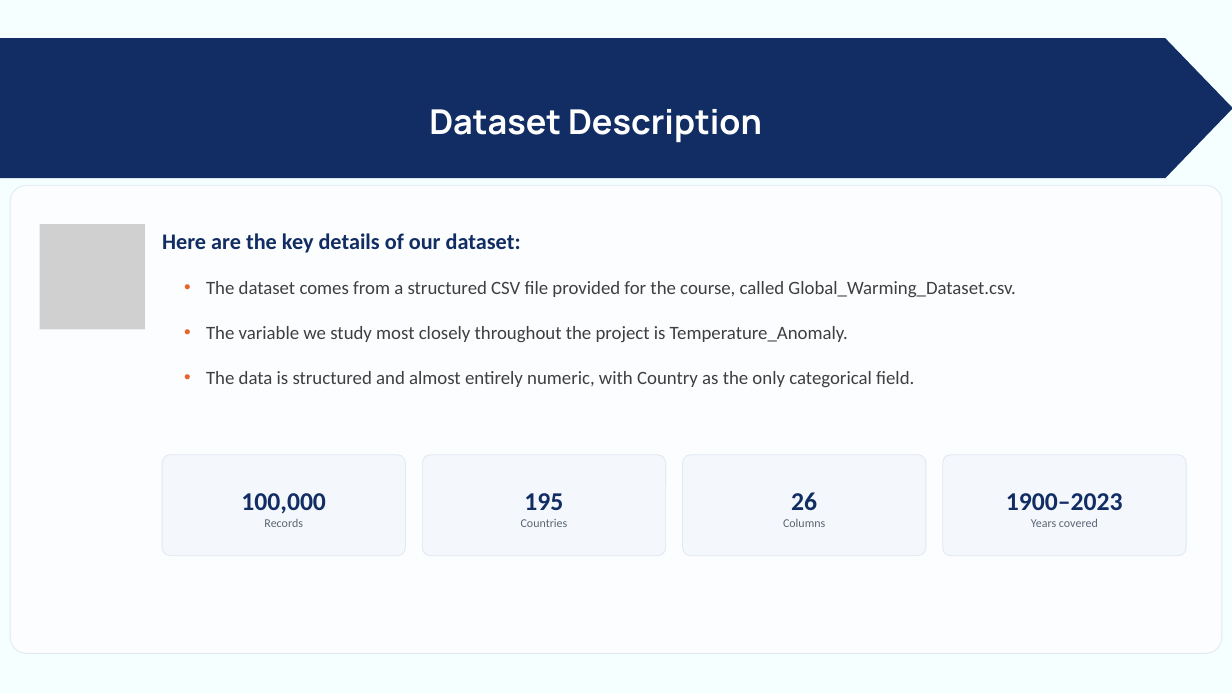
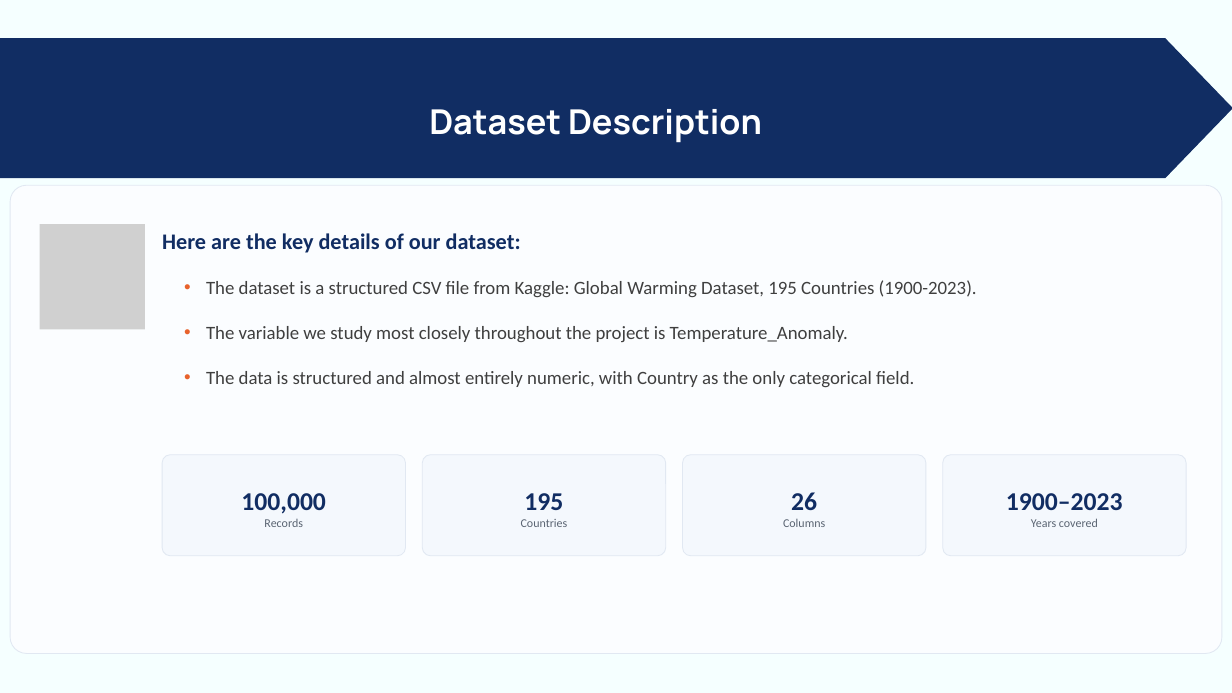
Before and after one commit to vanadhi-re/24ADI204_DSV_Team-17, a slide deck: slide 5 of Week 5/24ADI204-Midreview.pptx. Drawn at 1232x693 pixels with LibreOffice and Linux fonts; fonts in the diff are those of the drawing; grey boxes stand for pictures. Boxes give left, top, right and bottom in pixels: in the first picture for what was removed or moved away, otherwise in the second. Text is boxed around its words. In the diff, an @@ line names an element or a change of style, - is before the commit and + after.

```diff
--- a/Week 5/24ADI204-Midreview.pptx
+++ b/Week 5/24ADI204-Midreview.pptx
@@ text at (206,280,977,297): text changed @@
-  • The dataset comes from a structured CSV file provided for the course, called Global_Warming_Dataset.csv.
+  • The dataset is a structured CSV file from Kaggle: Global Warming Dataset, 195 Countries (1900-2023).
```
Also in this commit, not shown: 8 other slides changed, 4 slides added, 2 other files.
